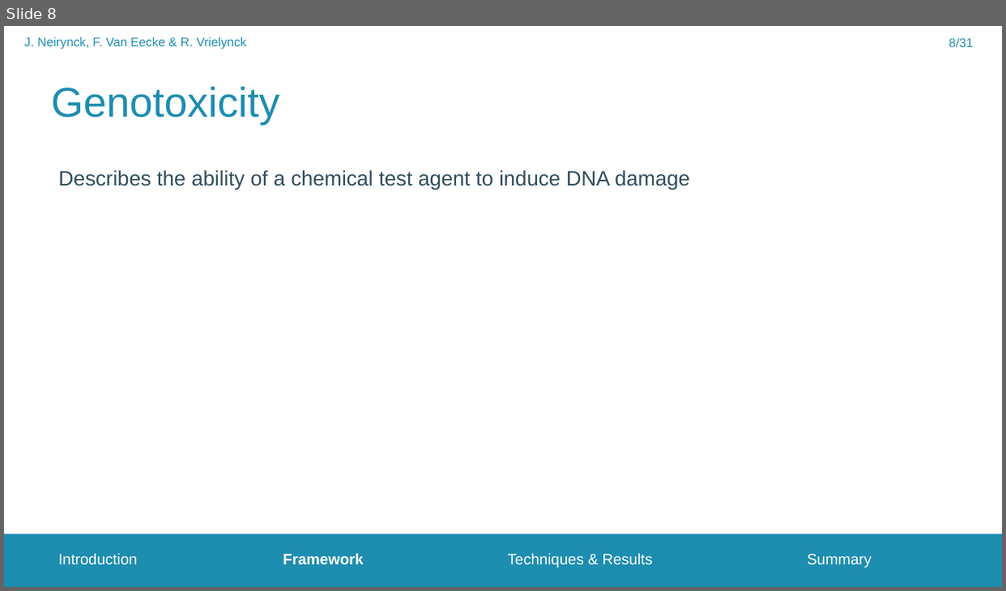
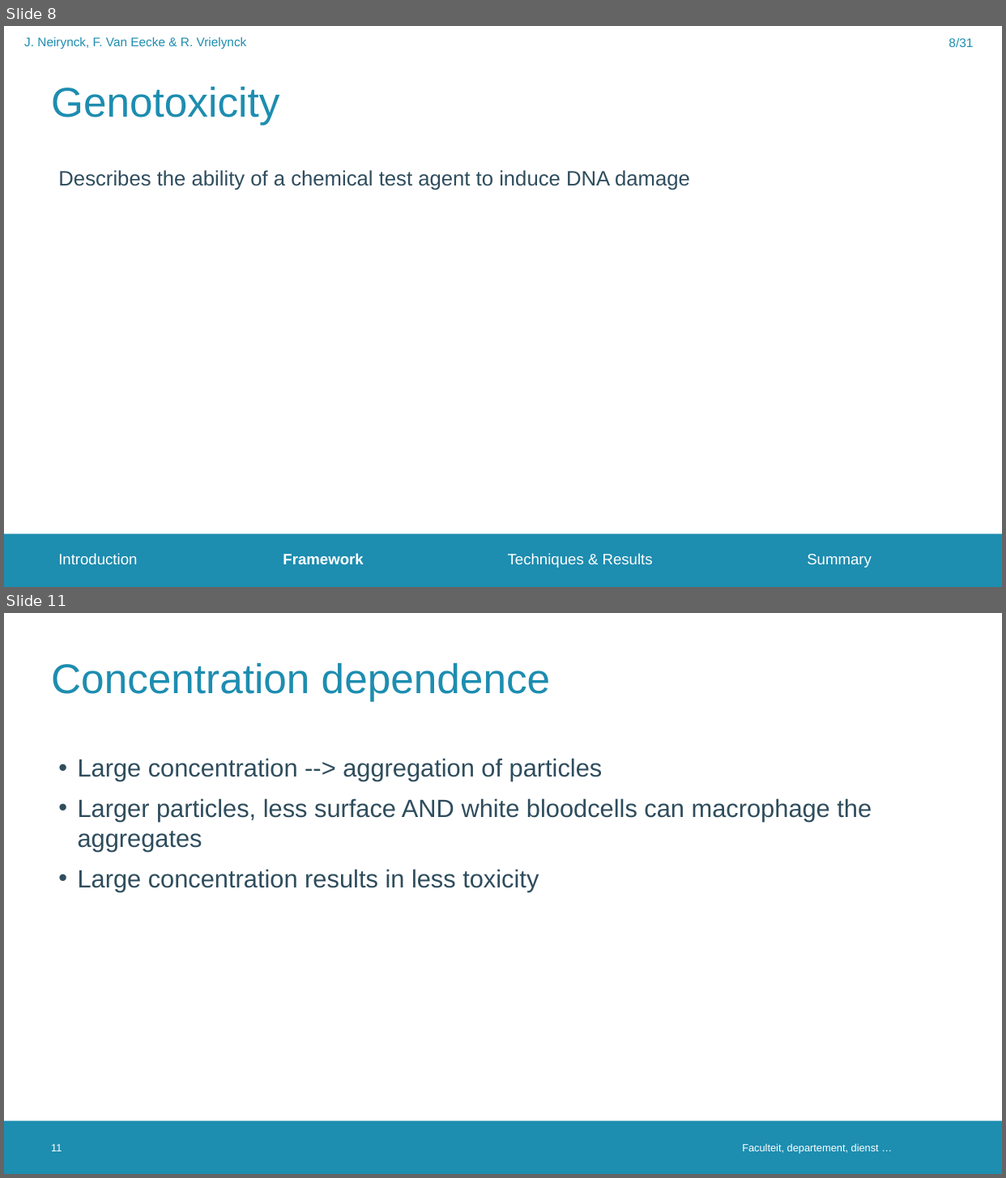
Before and after one commit to FrederikVanEecke/PresentationClusters, a slide deck: NanoparticleToxicity.pptx. Shown one above the other, each under a label of ours: slide 8 before the commit, slides 8 and 11 after it; the slides between them are not shown. The pictures are 1006x591 and 1006x1178 pixels, drawn with LibreOffice and Linux fonts; fonts in the diff are those of the drawing; background and template pictures are left out. Boxes give left, top, right and bottom in pixels: in the first picture for what was removed or moved away, otherwise in the second. Text is boxed around its words. In the diff, an @@ line names an element or a change of style, - is before the commit and + after.

```diff
--- a/NanoparticleToxicity.pptx
+++ b/NanoparticleToxicity.pptx
@@ slide 11 added at <box>4,613,1002,1174</box>, background #FFFFFF; not listed: 1 template element that a slide beside it also shows @@
@@ title added at <box>51,662,551,701</box>, 40 pt, text #1D8DB0 @@
+Concentration dependence
@@ text added at <box>78,758,872,892</box>, 24 pt, text #2F4D5D @@
+• Large concentration --> aggregation of particles
+• Larger particles, less surface AND white bloodcells can macrophage the aggregates
+• Large concentration results in less toxicity
@@ page number added at <box>51,1144,62,1152</box>, 10 pt, text #FFFFFF @@
+11
@@ text added at <box>742,1144,879,1154</box>, 10 pt, text #FFFFFF @@
+Faculteit, departement, dienst …
```
Also in this commit, not shown: 6 other slides added.
